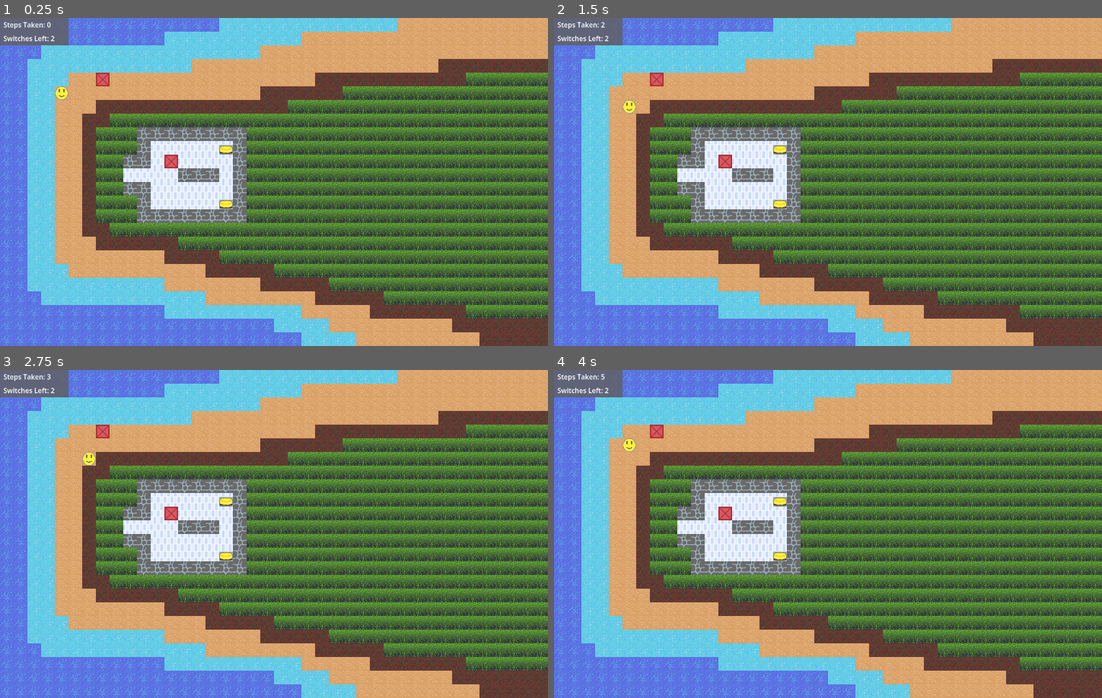
Above: before the commit, frames 1-4 (two rows, left to right).
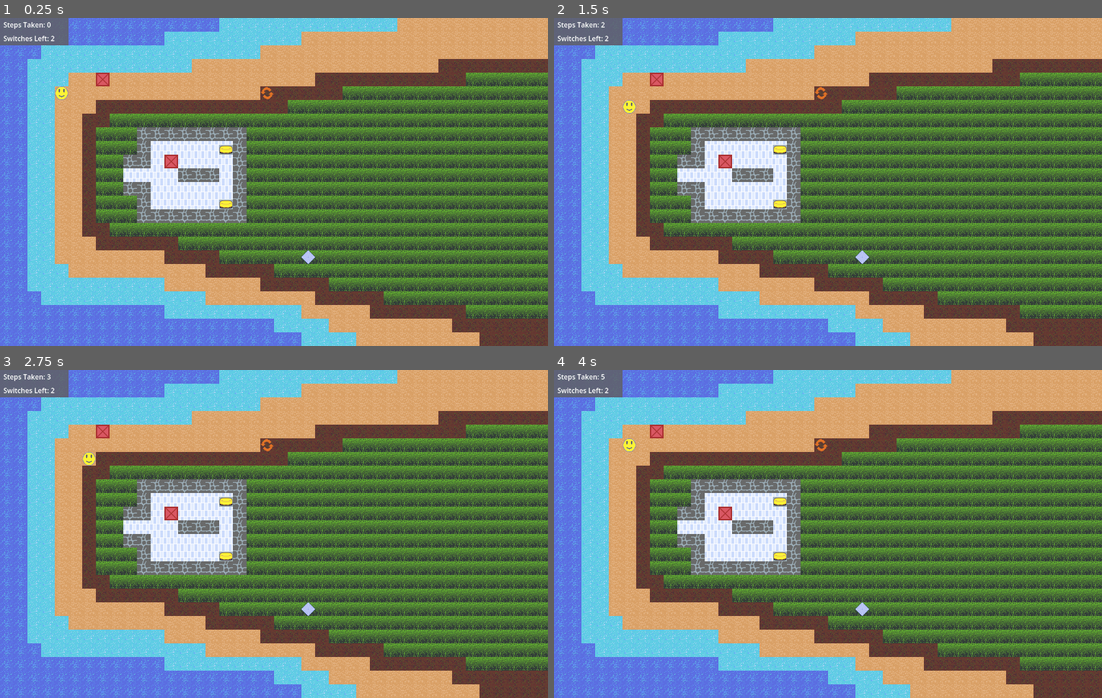
Above: after the commit, the same moments.

Repository: Melabela/PushBlock-Godot
Game: Godot game, scene res://levels/room_01.tscn
Same seed, same stepped clock (60 frames per second), same inputs: the game is played once before the commit and once after it.
Inputs (mouse positions are in pixels of both pictures, inside the frame that each line leads up to):
- Up to frame 1 (0.25 s): no input
- Up to frame 2 (1.5 s): tap Enter at 0.5, 0.6 s; move the mouse to (948, 165) at 0.52 s; hold Right (move_right) 0.53-1.28 s; click (948, 165) at 0.67 s; tap Space at 1.25 s; move the mouse to (718, 198) at 1.27 s; hold Down (move_down) from 1.28 s (still down); tap F at 1.35 s
- Up to frame 3 (2.75 s): tap Enter at 2, 2.1 s; move the mouse to (328, 461) at 2.02 s; release Down (move_down) at 2.03 s; hold Right (move_right) from 2.03 s (still down)
- Up to frame 4 (4 s): tap Space at 2.75 s; move the mouse to (800, 599) at 2.77 s; release Right (move_right) at 2.78 s; hold Up (move_up) 2.78-3.53 s; tap F at 2.85 s; click (800, 599) at 2.92 s; tap Enter at 3.5, 3.6 s; move the mouse to (992, 583) at 3.52 s; hold Left (move_left) from 3.53 s (still down)

The runs differ from the first frame. In frame 1, 0.1% of the frame differs, in the area x 47-58%, y 21-75%; in frame 2, 0.1%; in frame 3, 0.1%; in frame 4, 0.1%.

Commit message:
Room01: add 'LevelReset' & 'LevelExit' tiles, plus script framework
- receive _on_level_(exit/reset)_triggered() signals in room_01.gd,
- add fns to quit (exit) or reload the scene (reset)

Diff:
--- a/levels/room_01.gd
+++ b/levels/room_01.gd
@@ -2,6 +2,8 @@
 
 @onready var viewport_area_bg: Polygon2D = $ViewportArea_Bg
 @onready var boundary_wall_tilemap_layer: TileMapLayer = $BoundaryWall_TilemapLayer
+@onready var level_reset: Area2D = $LevelTriggers/LevelReset
+@onready var level_exit: Area2D = $LevelTriggers/LevelExit
 
 
 # Called when the node enters the scene tree for the first time.
@@ -14,3 +16,13 @@
 # Called every frame. 'delta' is the elapsed time since the previous frame.
 func _process(delta: float) -> void:
 	pass
+
+
+func _on_level_reset_triggered() -> void:
+	#print("_on_level_reset_triggered()")
+	get_tree().reload_current_scene()
+
+
+func _on_level_exit_triggered() -> void:
+	#print("_on_level_exit_triggered()")
+	get_tree().quit()
--- a/levels/room_01.tscn
+++ b/levels/room_01.tscn
@@ -9,7 +9,9 @@
 [ext_resource type="Script" path="res://levels/switch_group.gd" id="5_6rh61"]
 [ext_resource type="PackedScene" uid="uid://di6mif6vnnkhj" path="res://sprites/push_block.tscn" id="6_l7yo7"]
 [ext_resource type="PackedScene" uid="uid://c32uyf3w07r46" path="res://sprites/switch.tscn" id="7_6sswm"]
+[ext_resource type="PackedScene" uid="uid://c54avtlbp375q" path="res://sprites/level_reset.tscn" id="8_x3xge"]
 [ext_resource type="Script" path="res://levels/ui_group.gd" id="9_rup50"]
+[ext_resource type="PackedScene" uid="uid://e4hb7oy4rc8f" path="res://sprites/level_exit.tscn" id="9_wnw6t"]
 
 [sub_resource type="TileSetAtlasSource" id="TileSetAtlasSource_aql1m"]
 resource_name = "Ground Tiles"
@@ -100,6 +102,14 @@
 [node name="Switch2" parent="SwitchGroup" instance=ExtResource("7_6sswm")]
 position = Vector2(512, 416)
 
+[node name="LevelTriggers" type="Node2D" parent="."]
+
+[node name="LevelReset" parent="LevelTriggers" instance=ExtResource("8_x3xge")]
+position = Vector2(608, 160)
+
+[node name="LevelExit" parent="LevelTriggers" instance=ExtResource("9_wnw6t")]
+position = Vector2(704, 544)
+
 [node name="PushBlockGroup" type="Node2D" parent="."]
 
 [node name="PushBlock" parent="PushBlockGroup" instance=ExtResource("6_l7yo7")]
@@ -141,3 +151,6 @@
 offset_bottom = 64.0
 text = "Switches Left: N"
 vertical_alignment = 1
+
+[connection signal="level_reset_triggered" from="LevelTriggers/LevelReset" to="." method="_on_level_reset_triggered"]
+[connection signal="level_exit_triggered" from="LevelTriggers/LevelExit" to="." method="_on_level_exit_triggered"]
Not shown: 1 places in levels/room_01.tscn that only renumber resources
